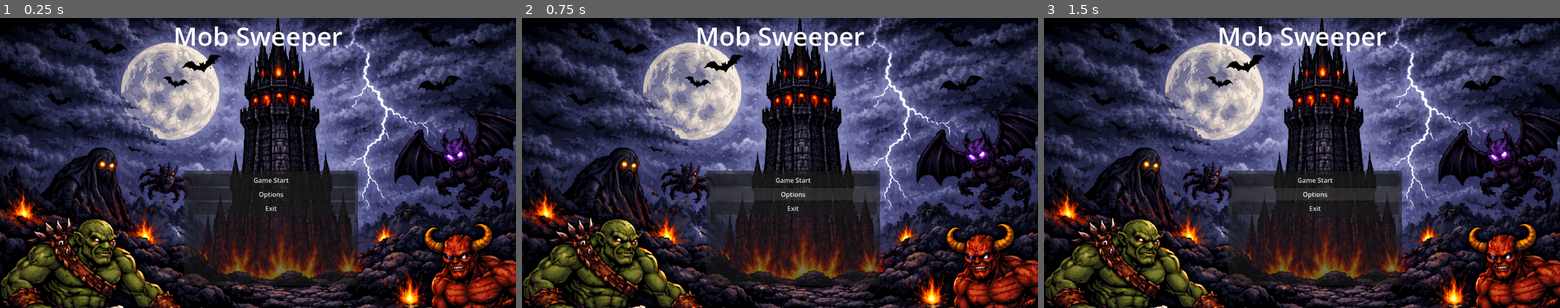
Above: before the commit, frames 1-3 (left to right).
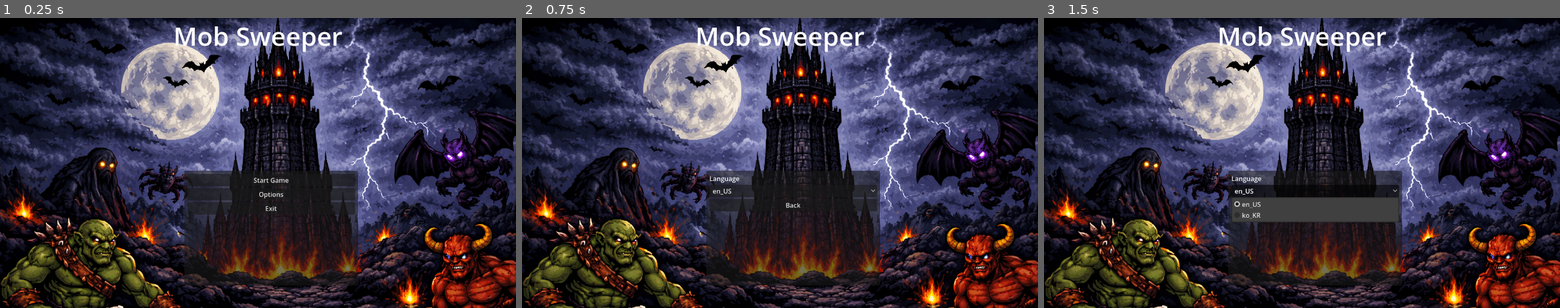
Above: after the commit, the same moments.

Repository: Chopstick83/godot_idle_arpg
Game: Godot game, scene res://mainmenu.tscn
Same seed, same stepped clock (60 frames per second), same inputs: the game is played once before the commit and once after it.
Inputs (mouse positions are in pixels of both pictures, inside the frame that each line leads up to):
- Up to frame 1 (0.25 s): no input
- Up to frame 2 (0.75 s): click "Options" at 0.5 s
- Up to frame 3 (1.5 s): click (1317, 192) at 1.25 s, where only the run after the commit has a clickable "en_US"

The runs differ from the first frame. In frame 1, less than 0.1% of the frame differs, in the area x 49-56%, y 55-57%; in frame 2, 0.8%; in frame 3, 3.7%, in the area x 36-69%, y 53-71%.

Commit message:
feat: 다국어 처리 기능 추가 - 실제 번역은 구글 스프레드시트

Diff:
--- /dev/null
+++ b/Localizations/translations.csv
@@ -0,0 +1,9 @@
+KEYS,ko_KR,en_US,fr_FR,es_ES,de_DE,it_IT,ja_JP,zh_CN,zh_TW,pt_BR,pt_PT,ru_RU,el_GR,tr_TR,da_DK,no_NB,sv_SE,nl_NL,pl_PL,fi_FI,cs_CZ,hu_HU,ro_RO,th_TH
+STRING ID,KOREAN,ENGLISH,FRENCH,SPANISH,GERMAN,ITALIAN,JAPANESE,SIMPLIFIED CHINESE,TRADITIONAL CHINESE,Portuguese (Brazil),PORTUGUESE (PT),RUSSIAN,GREEK,TURKISH,DANISH,NORWEGIAN,SWEDISH,DUTCH,POLISH,FINNISH,CZECH,HUNGARIAN,ROMANIAN,THAI
+LANGUAGE_CODE,koKR,enUS enGB,frFR,esES esAR esMX,deDE deCH deAT,itIT itCH,jaJP,zhCN zhSG,zhTW zhHK zhMO,ptBR,ptPT,ruRU,elGR,trTR,daDK,noNB,svSE,nlNL,plPL,fiFI,csCZ,huHU,roRO,thTH
+LANGUAGE,한국어,English,Français,Español,Deutsch,Italiano,日本語,简体中文,繁體中文,Português,,РУССКИЙ,,,,,,,,,,,,
+LANGUAGE_EN,Korean,English,French,Spanish,German,Italian ,Japanese,Simplified Chinese,Traditional Chinese,Portuguese (Brazil),Portuguese,Russian,Greek,Turkish,Danish,Norwegian,Swedish,Dutch,Polish,Finnish,Czech,Hungarian,Romanian,Thai
+LANGUAGE_DIRECTION,ltr,ltr,ltr,ltr,ltr,ltr,ltr,ltr,ltr,ltr,ltr,ltr,ltr,ltr,ltr,ltr,ltr,ltr,ltr,ltr,ltr,ltr,ltr,ltr
+START_GAME,게임 시작,Start Game,,,,,,,,,,,,,,,,,,,,,,
+OPTIONS,설정,Options,,,,,,,,,,,,,,,,,,,,,,
+EXIT_GAME,게임 종료,Exit,,,,,,,,,,,,,,,,,,,,,,
--- a/SkillTree/Skills/skill_button.gd
+++ b/SkillTree/Skills/skill_button.gd
@@ -6,6 +6,7 @@
 @onready var line_2d: Line2D = $Line2D
 
 @export var max_level: int = 4
+#@export var title_key: String 다국어?
 
 const default_color = Color("#383838")
 const lined_color = Color("ffff3f")
--- a/SkillTree/skill_tree.tscn
+++ b/SkillTree/skill_tree.tscn
@@ -20,14 +20,14 @@
 grow_horizontal = 2
 grow_vertical = 2
 
-[node name="SkillButton" parent="Panel" unique_id=1047147698 instance=ExtResource("1_qyskh")]
+[node name="ExtendTime" parent="Panel" unique_id=1047147698 instance=ExtResource("1_qyskh")]
 layout_mode = 0
 offset_left = 423.0
-offset_top = 351.0
+offset_top = 352.0
 offset_right = 463.0
-offset_bottom = 391.0
+offset_bottom = 392.0
 
-[node name="SkillButton" parent="Panel/SkillButton" unique_id=1104429965 instance=ExtResource("1_qyskh")]
+[node name="SkillButton" parent="Panel/ExtendTime" unique_id=1104429965 instance=ExtResource("1_qyskh")]
 layout_mode = 0
 offset_left = -37.0
 offset_top = -58.0
@@ -35,7 +35,30 @@
 offset_bottom = -18.0
 disabled = true
 
-[node name="SkillButton2" parent="Panel/SkillButton" unique_id=986377167 instance=ExtResource("1_qyskh")]
+[node name="SkillButton2" parent="Panel/ExtendTime" unique_id=986377167 instance=ExtResource("1_qyskh")]
+layout_mode = 0
+offset_left = 40.0
+offset_top = -58.0
+offset_right = 80.0
+offset_bottom = -18.0
+disabled = true
+
+[node name="SkillButton2" parent="Panel" unique_id=1123379131 instance=ExtResource("1_qyskh")]
+layout_mode = 0
+offset_left = 208.0
+offset_top = 348.0
+offset_right = 248.0
+offset_bottom = 388.0
+
+[node name="SkillButton" parent="Panel/SkillButton2" unique_id=592792730 instance=ExtResource("1_qyskh")]
+layout_mode = 0
+offset_left = -37.0
+offset_top = -58.0
+offset_right = 3.0
+offset_bottom = -18.0
+disabled = true
+
+[node name="SkillButton2" parent="Panel/SkillButton2" unique_id=1426582884 instance=ExtResource("1_qyskh")]
 layout_mode = 0
 offset_left = 40.0
 offset_top = -58.0
--- a/main.gd
+++ b/main.gd
@@ -34,7 +34,6 @@
 
 var user_save_data: UserSaveData
 
-# Debug
 func _draw() -> void:
 	if stage_timer.time_left > 0:
 		draw_circle(current_mouse_pos, mouse_radius, Color.AQUA, false, 2)
--- a/mainmenu.gd
+++ b/mainmenu.gd
@@ -1,7 +1,39 @@
 extends Control
+
+@onready var start_button: Button = $MainMenu/VBoxContainer/StartButton
+@onready var options_button: Button = $MainMenu/VBoxContainer/OptionsButton
+@onready var exit_button: Button = $MainMenu/VBoxContainer/ExitButton
+
+@onready var language_label: Label = $Options/VBoxContainer/LanguageLabel
+@onready var language_options: OptionButton = $Options/VBoxContainer/LanguageOptions
+@onready var back_button: Button = $Options/VBoxContainer/BackButton
+
+@onready var main_menu: Panel = $MainMenu
+@onready var options: Panel = $Options
+
+const LANGUAGE_KEY = ["en_US", "ko_KR"]
+
+func _ready() -> void:
+	start_button.text = tr("START_GAME")
+	options_button.text = tr("OPTIONS")
+	exit_button.text = tr("EXIT_GAME")
+
+	for key in LANGUAGE_KEY:
+		language_options.add_item(key)
 
 func _on_start_button_pressed() -> void:
 	get_tree().change_scene_to_file("res://SkillTree/skill_tree.tscn")
 
 func _on_exit_button_pressed() -> void:
 	get_tree().quit()
+
+func _on_options_button_pressed() -> void:
+	options.show()
+	main_menu.hide()
+
+func _on_back_button_pressed() -> void:
+	options.hide()
+	main_menu.show()
+
+func _on_language_options_item_selected(index: int) -> void:
+	TranslationServer.set_locale(LANGUAGE_KEY[index])
--- a/mainmenu.tscn
+++ b/mainmenu.tscn
@@ -36,14 +36,14 @@
 autowrap_mode = 0
 horizontal_alignment = 1
 
-[node name="Panel" type="Panel" parent="." unique_id=2135750705]
+[node name="MainMenu" type="Panel" parent="." unique_id=2135750705]
 layout_mode = 0
 offset_left = 457.0
 offset_top = 379.0
 offset_right = 888.0
 offset_bottom = 664.0
 
-[node name="VBoxContainer" type="VBoxContainer" parent="Panel" unique_id=949265315]
+[node name="VBoxContainer" type="VBoxContainer" parent="MainMenu" unique_id=949265315]
 layout_mode = 1
 anchors_preset = 8
 anchor_left = 0.5
@@ -57,17 +57,53 @@
 grow_horizontal = 2
 grow_vertical = 2
 
-[node name="StartButton" type="Button" parent="Panel/VBoxContainer" unique_id=686441959]
+[node name="StartButton" type="Button" parent="MainMenu/VBoxContainer" unique_id=686441959]
 layout_mode = 2
 text = "Game Start"
 
-[node name="OptionsButton" type="Button" parent="Panel/VBoxContainer" unique_id=2051787485]
+[node name="OptionsButton" type="Button" parent="MainMenu/VBoxContainer" unique_id=2051787485]
 layout_mode = 2
 text = "Options"
 
-[node name="ExitButton" type="Button" parent="Panel/VBoxContainer" unique_id=629516415]
+[node name="ExitButton" type="Button" parent="MainMenu/VBoxContainer" unique_id=629516415]
 layout_mode = 2
 text = "Exit"
 
-[connection signal="pressed" from="Panel/VBoxContainer/StartButton" to="." method="_on_start_button_pressed"]
-[connection signal="pressed" from="Panel/VBoxContainer/ExitButton" to="." method="_on_exit_button_pressed"]
+[node name="Options" type="Panel" parent="." unique_id=1736505695]
+visible = false
+layout_mode = 0
+offset_left = 457.0
+offset_top = 379.0
+offset_right = 888.0
+offset_bottom = 664.0
+
+[node name="VBoxContainer" type="VBoxContainer" parent="Options" unique_id=2131800705]
+layout_mode = 1
+anchors_preset = 8
+anchor_left = 0.5
+anchor_top = 0.5
+anchor_right = 0.5
+anchor_bottom = 0.5
+offset_left = -207.5
+offset_top = -134.5
+offset_right = 208.5
+offset_bottom = 127.5
+grow_horizontal = 2
+grow_vertical = 2
+
+[node name="LanguageLabel" type="Label" parent="Options/VBoxContainer" unique_id=968204043]
+layout_mode = 2
+text = "Language"
+
+[node name="LanguageOptions" type="OptionButton" parent="Options/VBoxContainer" unique_id=807875724]
+layout_mode = 2
+
+[node name="BackButton" type="Button" parent="Options/VBoxContainer" unique_id=1879153084]
+layout_mode = 2
+text = "Back"
+
+[connection signal="pressed" from="MainMenu/VBoxContainer/StartButton" to="." method="_on_start_button_pressed"]
+[connection signal="pressed" from="MainMenu/VBoxContainer/OptionsButton" to="." method="_on_options_button_pressed"]
+[connection signal="pressed" from="MainMenu/VBoxContainer/ExitButton" to="." method="_on_exit_button_pressed"]
+[connection signal="item_selected" from="Options/VBoxContainer/LanguageOptions" to="." method="_on_language_options_item_selected"]
+[connection signal="pressed" from="Options/VBoxContainer/BackButton" to="." method="_on_back_button_pressed"]
--- a/project.godot
+++ b/project.godot
@@ -24,6 +24,10 @@
 window/size/viewport_width=1280
 window/size/viewport_height=720
 
+[internationalization]
+
+locale/translations=PackedStringArray("res://Localizations/translations.en_US.translation", "res://Localizations/translations.ko_KR.translation")
+
 [physics]
 
 3d/physics_engine="Jolt Physics"
Binary file added: Localizations/translations.cs_CZ.translation
Not shown, added: Localizations/translations.csv.import
Binary file added: Localizations/translations.da_DK.translation
Binary file added: Localizations/translations.de_DE.translation
Binary file added: Localizations/translations.el_GR.translation
Binary file added: Localizations/translations.en_US.translation
Binary file added: Localizations/translations.es_ES.translation
Binary file added: Localizations/translations.fi_FI.translation
Binary file added: Localizations/translations.fr_FR.translation
Binary file added: Localizations/translations.hu_HU.translation
Binary file added: Localizations/translations.it_IT.translation
Binary file added: Localizations/translations.ja_JP.translation
(and 13 more such lines)
